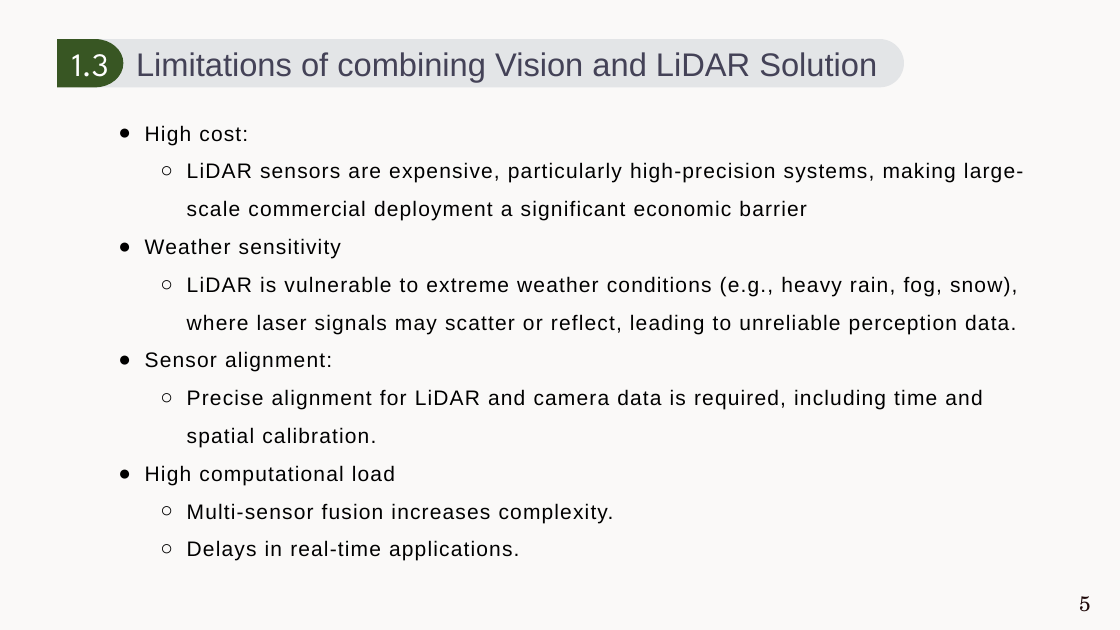
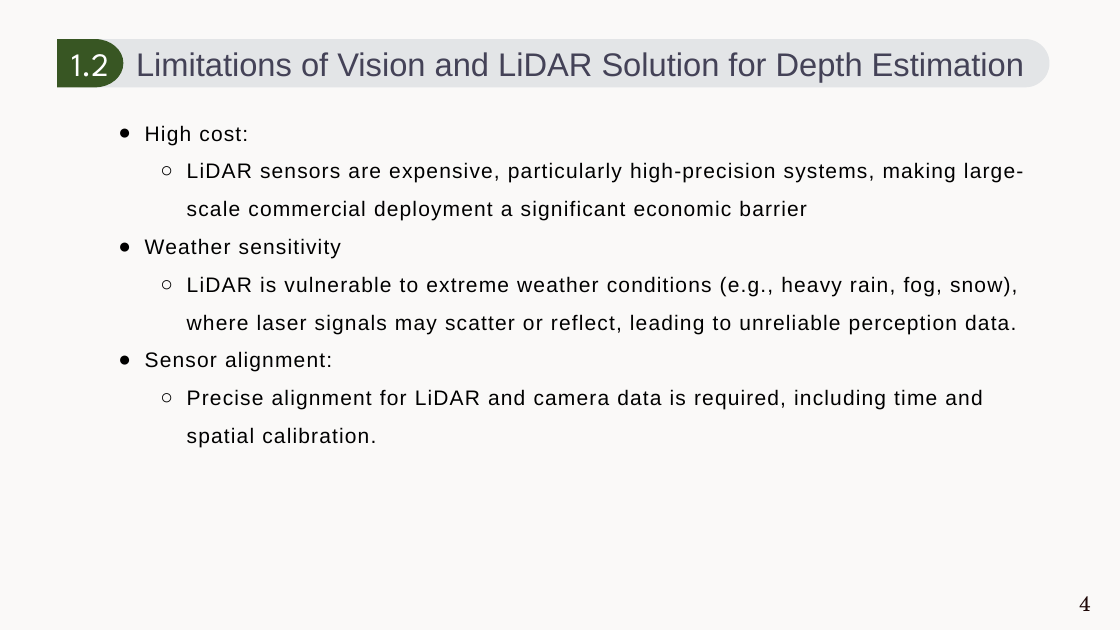
Before and after one commit to Junzhou-Chen/junzhou-chen.github.io, a slide deck: slide 4 of files/proposal.pptx (slide 5 before the commit). Drawn at 1120x630 pixels with LibreOffice and Linux fonts; fonts in the diff are those of the drawing. Boxes give left, top, right and bottom in pixels: in the first picture for what was removed or moved away, otherwise in the second. Text is boxed around its words. In the diff, an @@ line names an element or a change of style, - is before the commit and + after.

Commit message:
update pptx 8/10/2024 1st

```diff
--- a/files/proposal.pptx
+++ b/files/proposal.pptx
@@ rounded rectangle "Limitations of Vision and LiDAR ...": place and size @@
-rounded rectangle "Limitations of Vision and LiDAR ..." at [57,39,904,87]
+rounded rectangle "Limitations of Vision and LiDAR ..." at [57,39,1049,87]
@@ text in freeform shape at [71,54,109,87]: text changed @@
-1.3
+1.2
@@ text in rounded rectangle at [136,52,1024,82]: text changed @@
-Limitations of combining Vision and LiDAR Solution
+Limitations of Vision and LiDAR Solution for Depth Estimation
@@ text at [145,465,614,561]: paragraphs removed @@
-● High computational load
-  ○ Multi-sensor fusion increases complexity.
-  ○ Delays in real-time applications.
@@ text at [1079,596,1091,611]: text changed @@
-5
+4
```
Also in this commit, not shown: 2 other slides changed.
